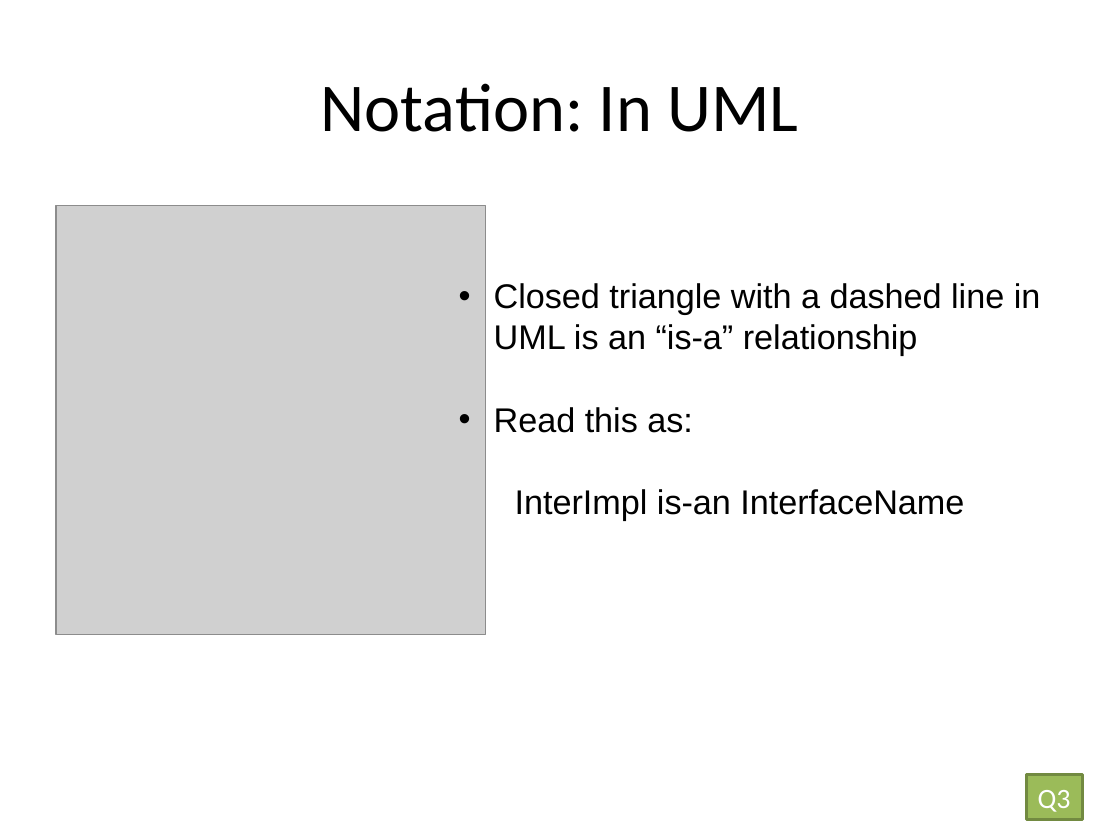
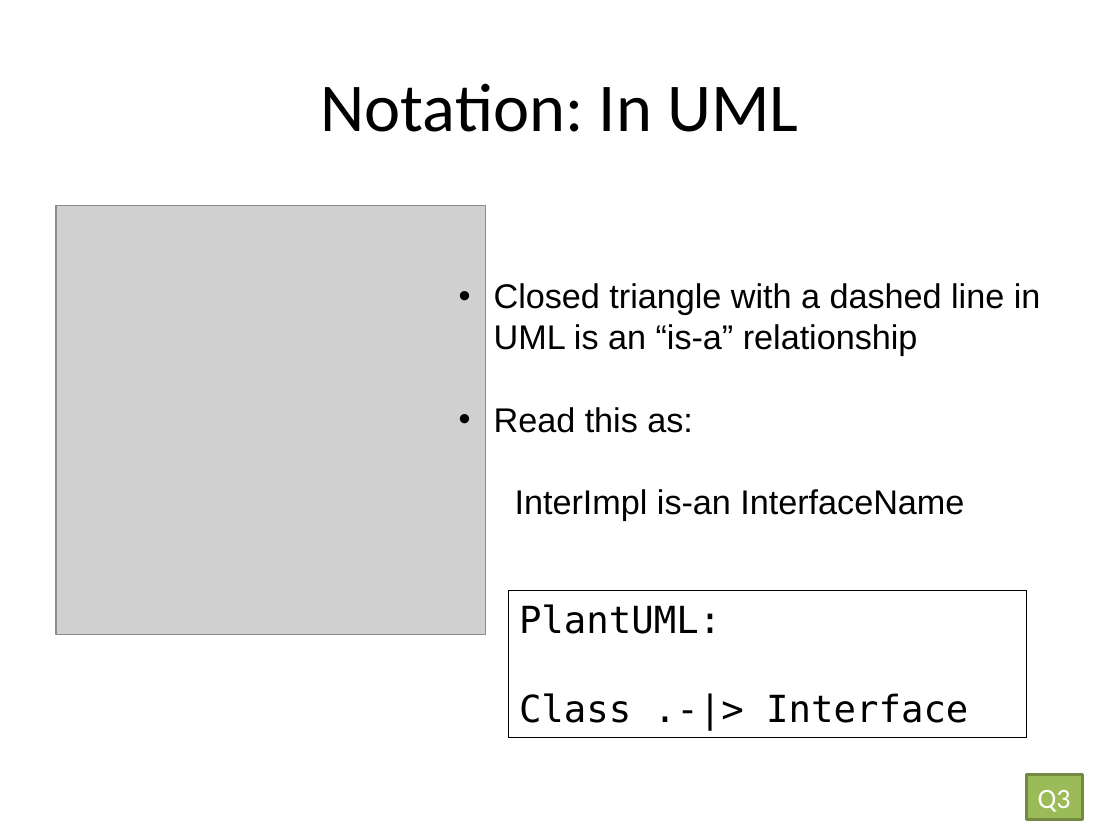
Before and after one commit to RHIT-CSSE/csse220, a slide deck: slide 11 of ClassMaterials/Interfaces/Slides/Interfaces.pptx (slide 16 before the commit). Drawn at 1120x840 pixels with LibreOffice and Linux fonts; fonts in the diff are those of the drawing; grey boxes stand for pictures. Boxes give left, top, right and bottom in pixels: in the first picture for what was removed or moved away, otherwise in the second. Text is boxed around its words. In the diff, an @@ line names an element or a change of style, - is before the commit and + after.

```diff
--- a/ClassMaterials/Interfaces/Slides/Interfaces.pptx
+++ b/ClassMaterials/Interfaces/Slides/Interfaces.pptx
@@ rectangle added at <box>508,590,1027,737</box>, outline #000000 0.75 pt, 24 pt, text #000000 @@
+PlantUML:
+Class .-|> Interface
```
Also in this commit, not shown: 5 slides added, 3 slides removed, 3 other files.
